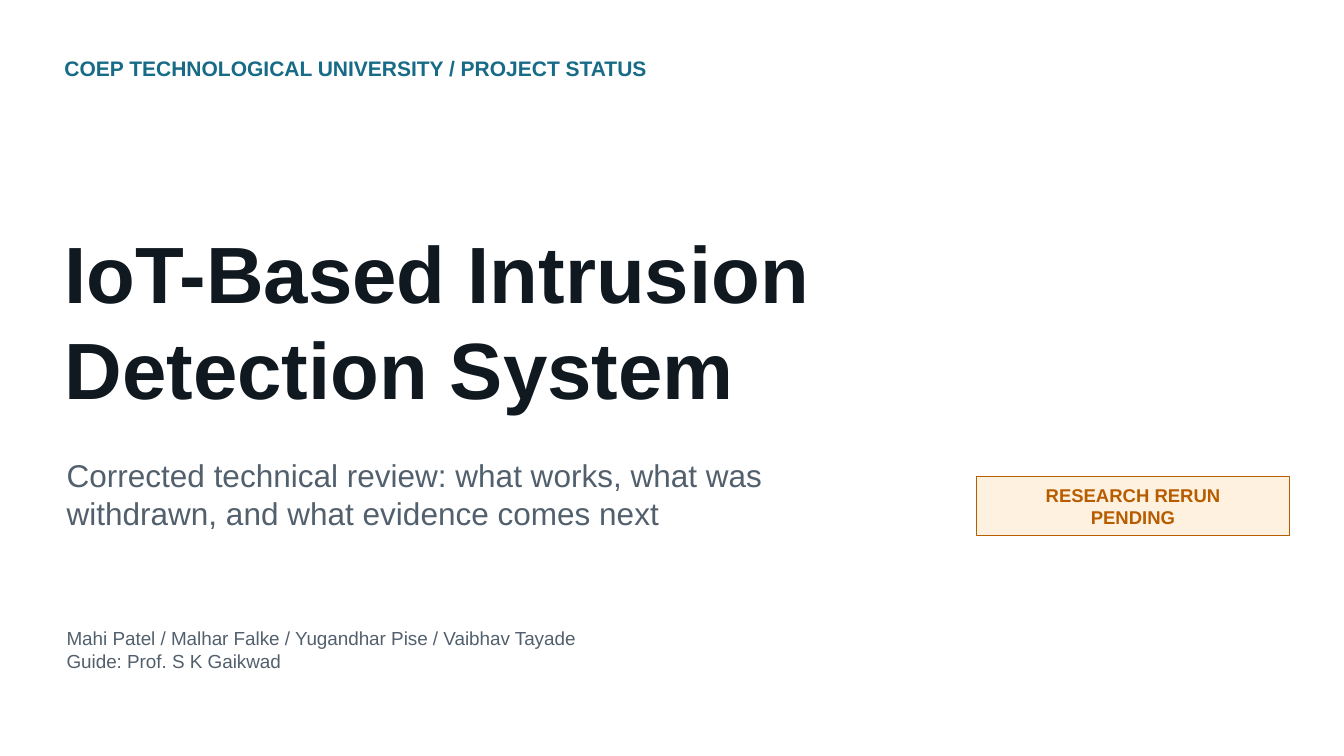
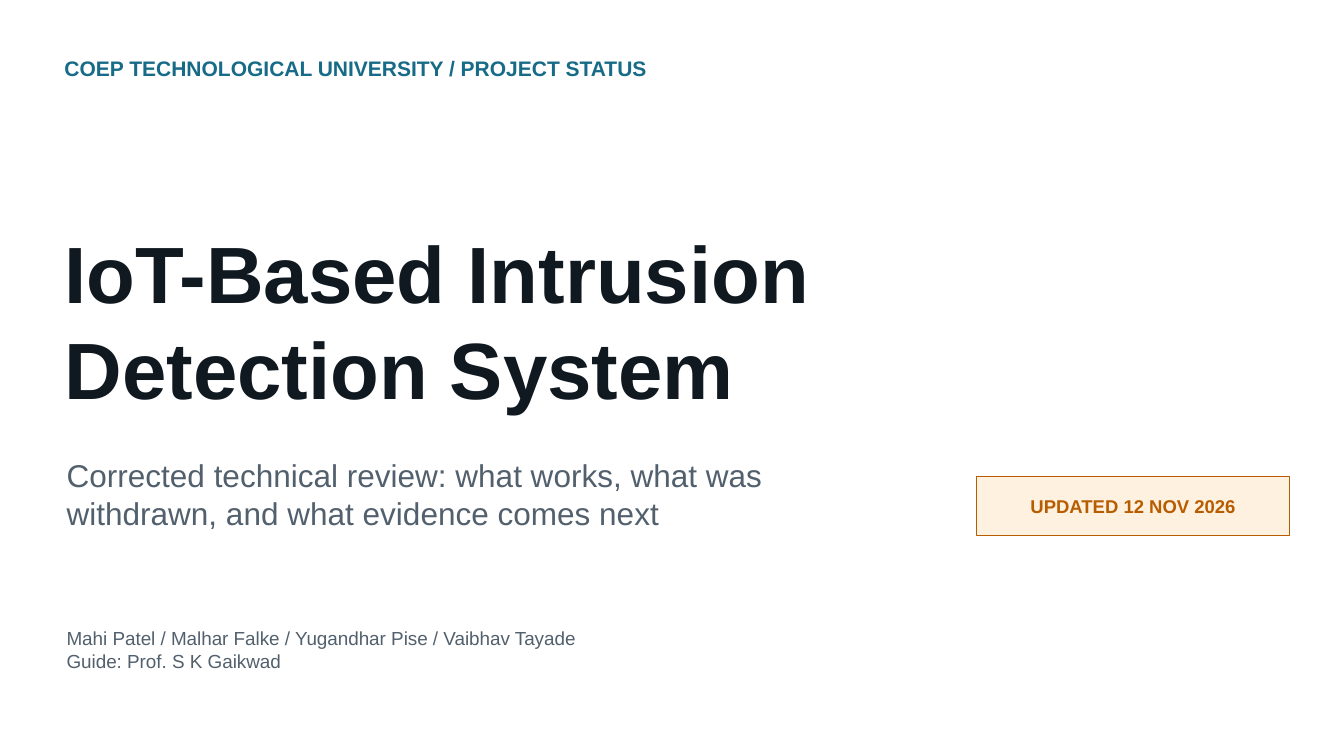
Before and after one commit to malharc373/IoT_IDS, a slide deck: slide 1 of output/presentation/IOT_IDS_Corrected_Project_Review.pptx. Drawn at 1344x756 pixels with LibreOffice and Linux fonts; fonts in the diff are those of the drawing. Boxes give left, top, right and bottom in pixels: in the first picture for what was removed or moved away, otherwise in the second. Text is boxed around its words. In the diff, an @@ line names an element or a change of style, - is before the commit and + after.

```diff
--- a/output/presentation/IOT_IDS_Corrected_Project_Review.pptx
+++ b/output/presentation/IOT_IDS_Corrected_Project_Review.pptx
@@ text at (1030,500,1235,513): text changed @@
-RESEARCH RERUN PENDING
+UPDATED 12 NOV 2026
```
Also in this commit, not shown: 10 other slides changed, 2 slides added, 1 other file.
